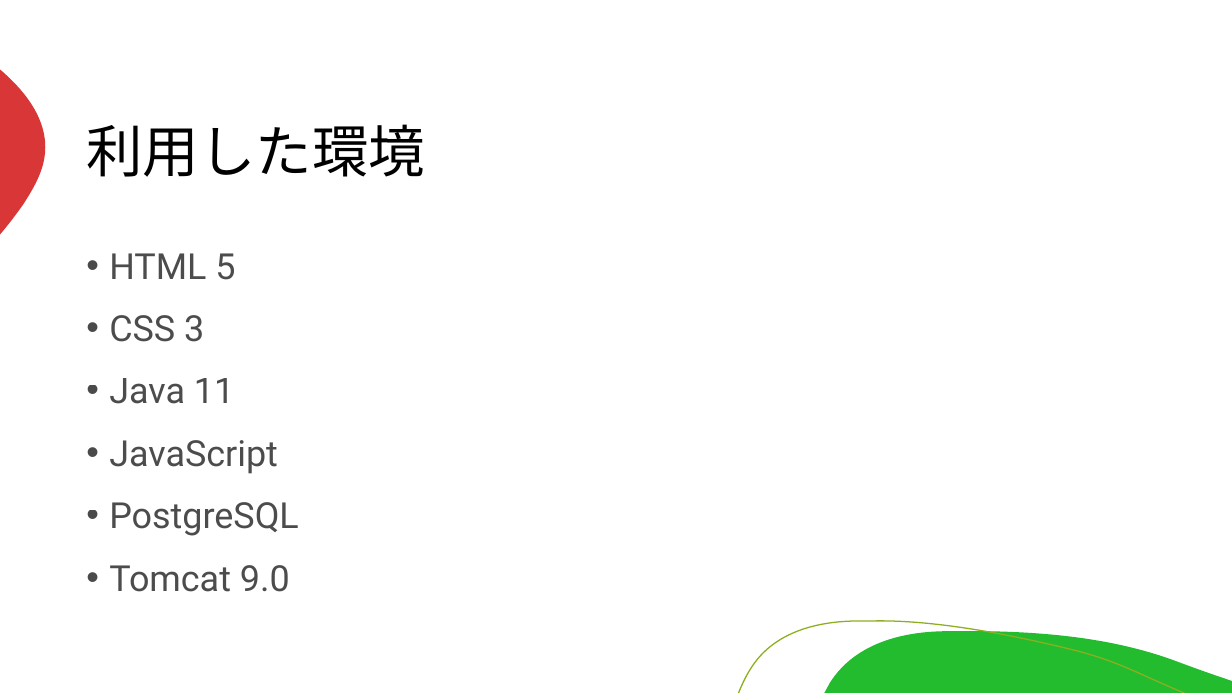
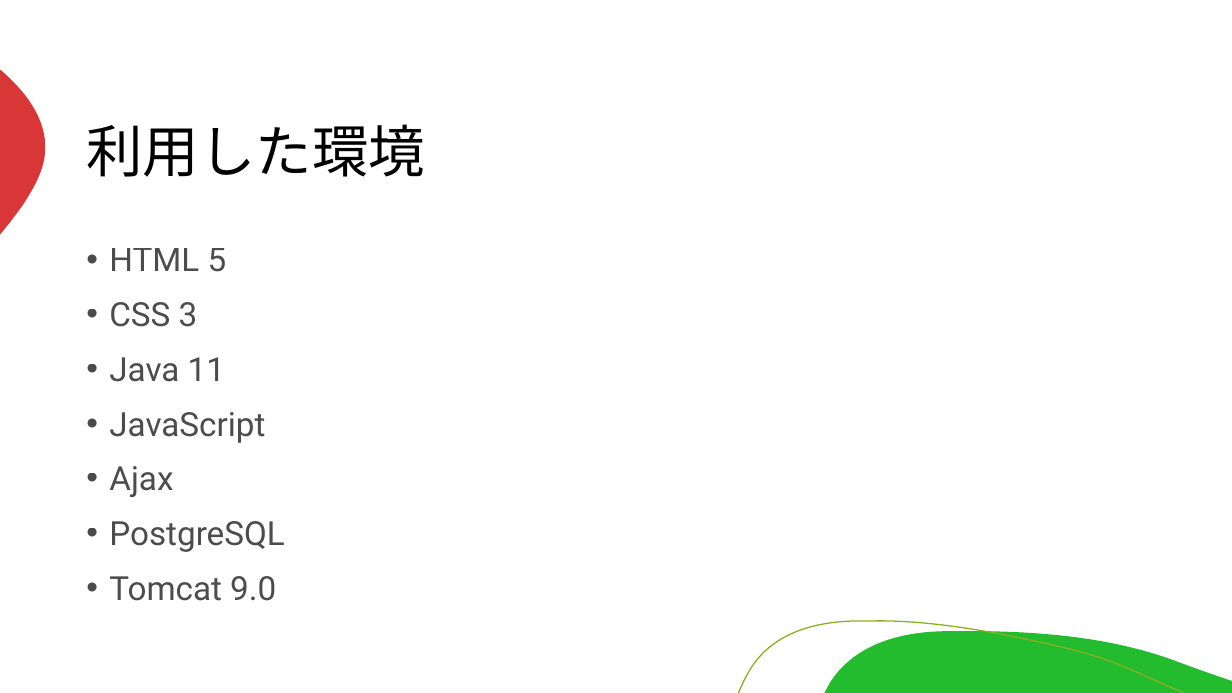
Before and after one commit to miyagiryusei/Excel, a slide deck: slide 4 of 発表資料.pptx. Drawn at 1232x693 pixels with LibreOffice and Linux fonts; fonts in the diff are those of the drawing. Boxes give left, top, right and bottom in pixels: in the first picture for what was removed or moved away, otherwise in the second. Text is boxed around its words. In the diff, an @@ line names an element or a change of style, - is before the commit and + after.

```diff
--- a/発表資料.pptx
+++ b/発表資料.pptx
@@ text at <box>109,248,284,601</box>: size 28 to 25.9 pt; line spacing 1.15 to 1.05 @@
@@ text at <box>109,466,173,497</box>: paragraph added @@
+• Ajax
```
Also in this commit, not shown: 2 other slides changed.
